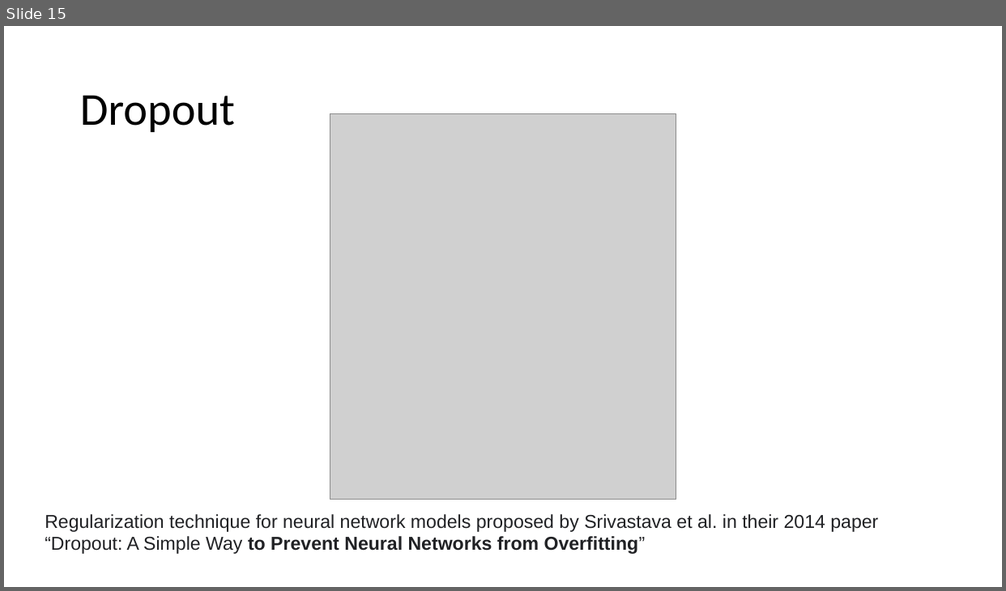
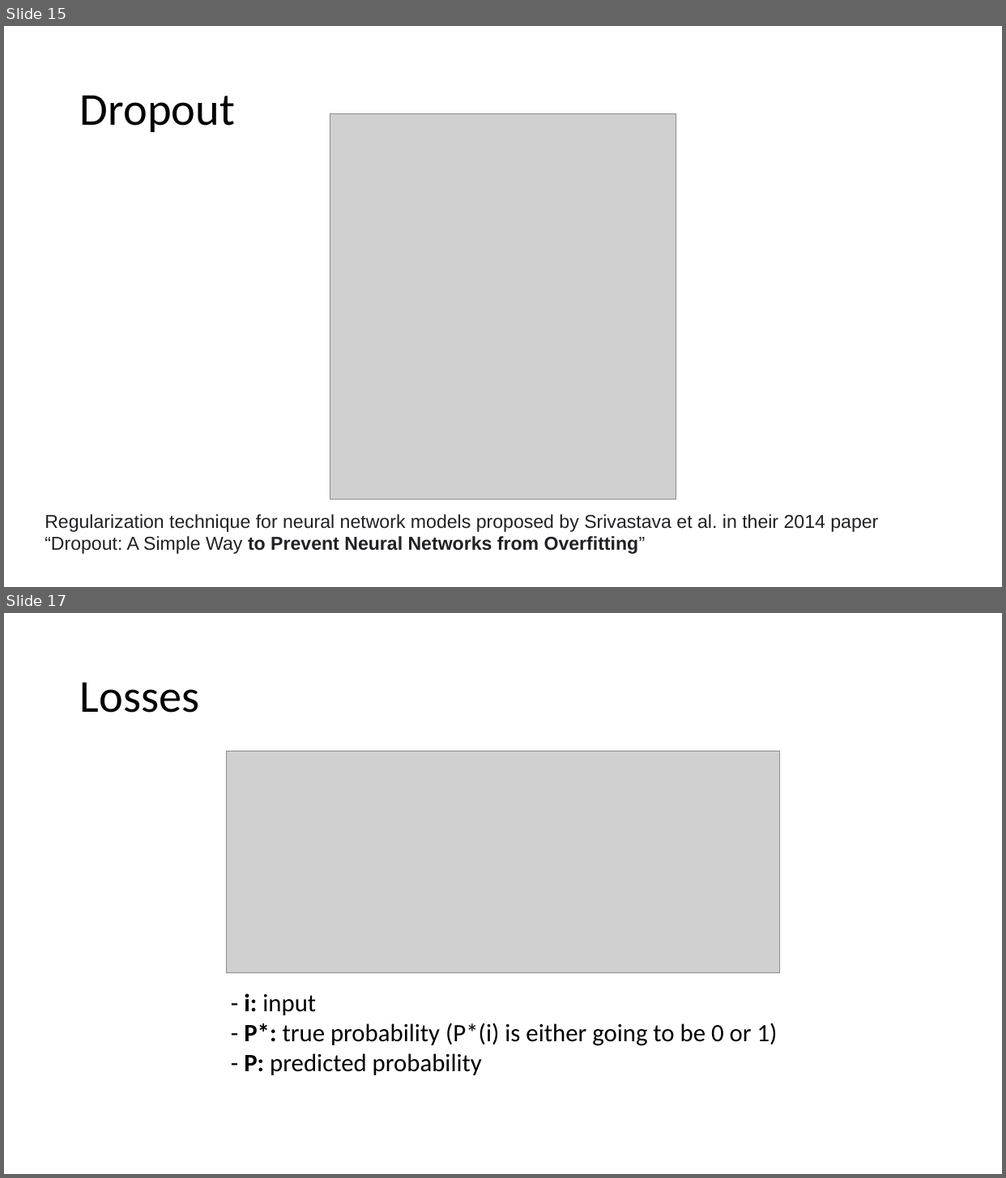
Before and after one commit to MICS-Lab/DeepLearningCourse, a slide deck: Slides_3.pptx. Shown one above the other, each under a label of ours: slide 15 before the commit, slides 15 and 17 after it; the slides between them are not shown. The pictures are 1006x591 and 1006x1178 pixels, drawn with LibreOffice and Linux fonts; fonts in the diff are those of the drawing; grey boxes stand for pictures. Boxes give left, top, right and bottom in pixels: in the first picture for what was removed or moved away, otherwise in the second. Text is boxed around its words. In the diff, an @@ line names an element or a change of style, - is before the commit and + after.

Commit message:
Added losses in Slides

```diff
--- a/Slides_3.pptx
+++ b/Slides_3.pptx
@@ slide 17 added at bbox=[4, 613, 1002, 1174], background #FFFFFF @@
@@ title added at bbox=[80, 682, 200, 713], 44 pt, text #000000 @@
+Losses
@@ picture added at bbox=[226, 752, 780, 973] @@
@@ text added at bbox=[244, 994, 778, 1076], 24 pt, text #000000 @@
+- i: input
+- P*: true probability (P*(i) is either going to be 0 or 1)
+- P: predicted probability
```
Also in this commit, not shown: 5 other slides added.
